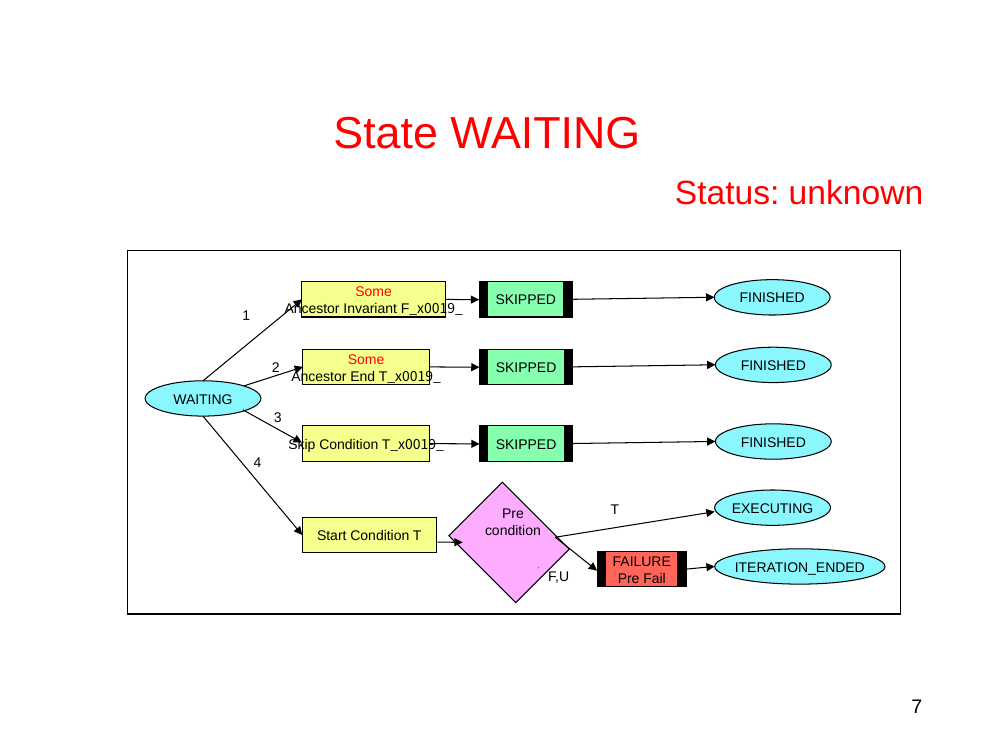
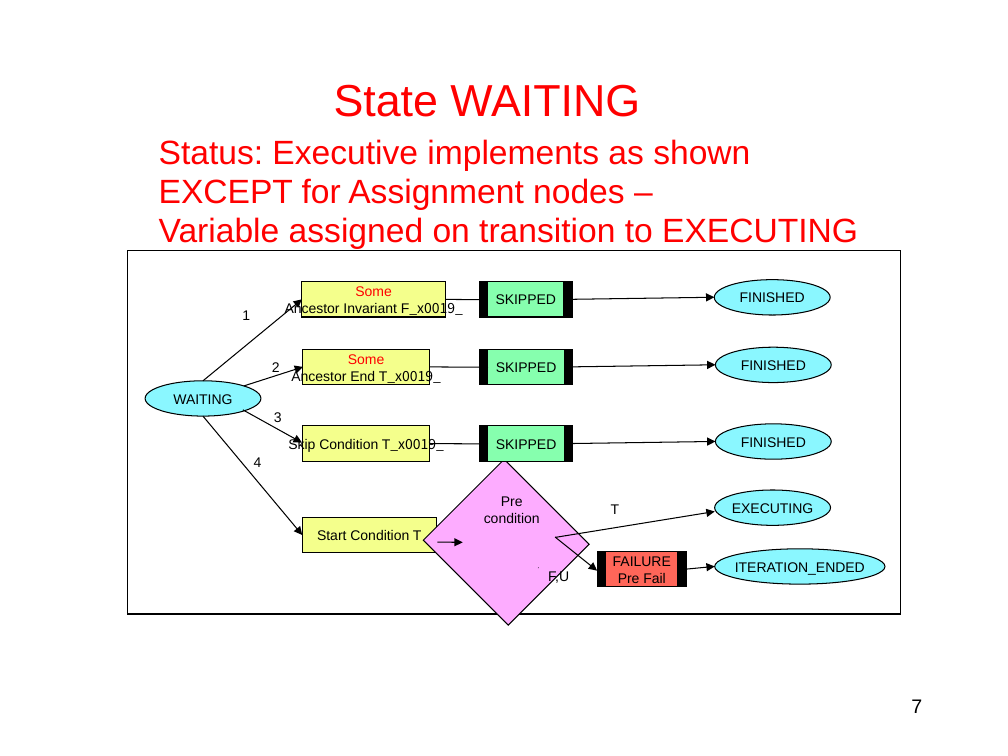
Before and after one commit to plexil-group/plexil, a slide deck: slide 7 of doc/NodeStateTransitions.ppt. Drawn at 1008x756 pixels with LibreOffice and Linux fonts; fonts in the diff are those of the drawing. Boxes give left, top, right and bottom in pixels: in the first picture for what was removed or moved away, otherwise in the second. Text is boxed around its words. In the diff, an @@ line names an element or a change of style, - is before the commit and + after.

Commit message:
Updated with current implementation status

```diff
--- a/doc/NodeStateTransitions.ppt
+++ b/doc/NodeStateTransitions.ppt
@@ text "State WAITING": place and size @@
-text "State WAITING" at bbox=[333, 116, 640, 149]
+text "State WAITING" at bbox=[334, 84, 640, 117]
@@ text at bbox=[159, 139, 858, 249]: text changed @@
-Status: unknown
+Status: Executive implements as shown
+EXCEPT for Assignment nodes –
+Variable assigned on transition to EXECUTING
@@ arrow moved from (446, 299) - (479, 299) to (446, 299) - (488, 299) @@
@@ arrow moved from (429, 367) - (480, 367) to (429, 367) - (488, 367) @@
@@ arrow moved from (429, 444) - (480, 444) to (429, 444) - (488, 444) @@
@@ rectangle: place and size @@
-rectangle at bbox=[449, 483, 569, 603]
+rectangle at bbox=[424, 459, 589, 624]
@@ text "Pre": place and size @@
-text "Pre" at bbox=[485, 508, 541, 535]
+text "Pre" at bbox=[484, 496, 540, 523]
```
Also in this commit, not shown: 19 other slides changed.
